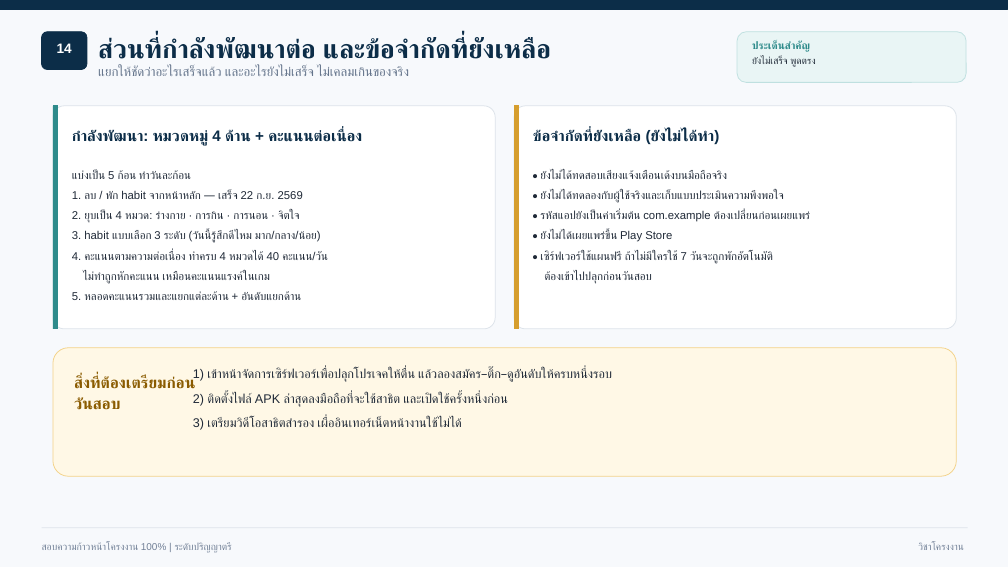
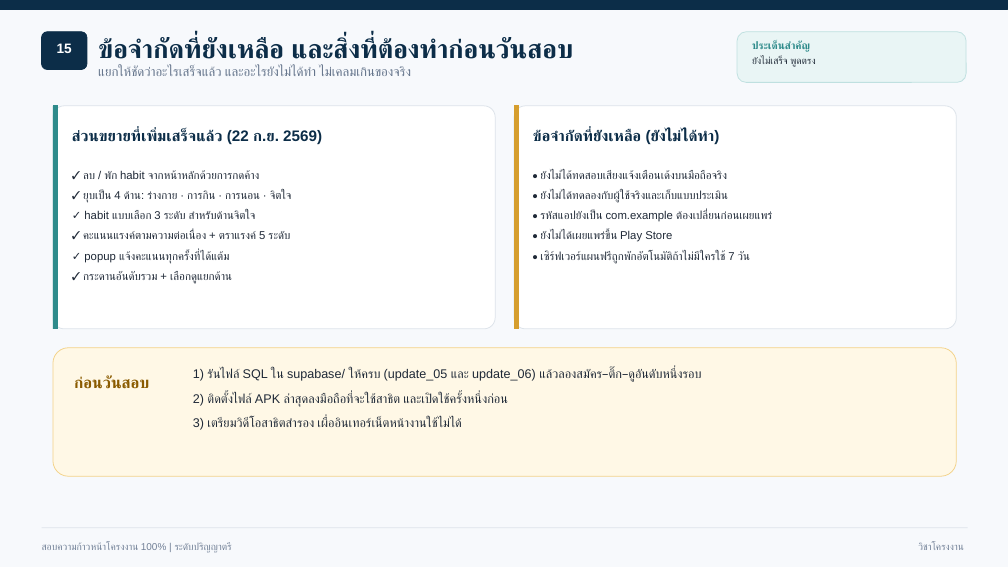
Before and after one commit to SuperMeteo/habit_tracker, a slide deck: slide 16 of docs/นำเสนอ100_HabitTracker.pptx (slide 15 before the commit). Drawn at 1008x567 pixels with LibreOffice and Linux fonts; fonts in the diff are those of the drawing. Boxes give left, top, right and bottom in pixels: in the first picture for what was removed or moved away, otherwise in the second. Text is boxed around its words. In the diff, an @@ line names an element or a change of style, - is before the commit and + after.

```diff
--- a/docs/นำเสนอ100_HabitTracker.pptx
+++ b/docs/นำเสนอ100_HabitTracker.pptx
@@ text at bbox=[57, 43, 72, 53]: text changed @@
-14
+15
@@ text at bbox=[98, 38, 574, 66]: text changed @@
-ส่วนที่กำลังพัฒนาต่อ และข้อจำกัดที่ยังเหลือ
+ข้อจำกัดที่ยังเหลือ และสิ่งที่ต้องทำก่อนวันสอบ
@@ text at bbox=[98, 66, 411, 76]: text changed @@
-แยกให้ชัดว่าอะไรเสร็จแล้ว และอะไรยังไม่เสร็จ ไม่เคลมเกินของจริง
+แยกให้ชัดว่าอะไรเสร็จแล้ว และอะไรยังไม่ได้ทำ ไม่เคลมเกินของจริง
@@ text at bbox=[72, 129, 322, 144]: text changed @@
-กำลังพัฒนา: หมวดหมู่ 4 ด้าน + คะแนนต่อเนื่อง
+ส่วนขยายที่เพิ่มเสร็จแล้ว (22 ก.ย. 2569)
@@ text at bbox=[83, 170, 292, 284]: text changed @@
-แบ่งเป็น 5 ก้อน ทำวันละก้อน
-1. ลบ / พัก habit จากหน้าหลัก — เสร็จ 22 ก.ย. 2569
-2. ยุบเป็น 4 หมวด: ร่างกาย · การกิน · การนอน · จิตใจ
-3. habit แบบเลือก 3 ระดับ (วันนี้รู้สึกดีไหม มาก/กลาง/น้อย)
-4. คะแนนตามความต่อเนื่อง ทำครบ 4 หมวดได้ 40 คะแนน/วัน
-ไม่ทำถูกหักคะแนน เหมือนคะแนนแรงค์ในเกม
-5. หลอดคะแนนรวมและแยกแต่ละด้าน + อันดับแยกด้าน
+✓ ลบ / พัก habit จากหน้าหลักด้วยการกดค้าง
+✓ ยุบเป็น 4 ด้าน: ร่างกาย · การกิน · การนอน · จิตใจ
+✓ habit แบบเลือก 3 ระดับ สำหรับด้านจิตใจ
+✓ คะแนนแรงค์ตามความต่อเนื่อง + ตราแรงค์ 5 ระดับ
+✓ popup แจ้งคะแนนทุกครั้งที่ได้แต้ม
+✓ กระดานอันดับรวม + เลือกดูแยกด้าน
@@ text at bbox=[540, 190, 772, 222]: text changed @@
-• ยังไม่ได้ทดลองกับผู้ใช้จริงและเก็บแบบประเมินความพึงพอใจ
-• รหัสแอปยังเป็นค่าเริ่มต้น com.example ต้องเปลี่ยนก่อนเผยแพร่
+• ยังไม่ได้ทดลองกับผู้ใช้จริงและเก็บแบบประเมิน
+• รหัสแอปยังเป็น com.example ต้องเปลี่ยนก่อนเผยแพร่
@@ text at bbox=[540, 251, 750, 264]: text changed @@
-• เซิร์ฟเวอร์ใช้แผนฟรี ถ้าไม่มีใครใช้ 7 วันจะถูกพักอัตโนมัติ
-ต้องเข้าไปปลุกก่อนวันสอบ
+• เซิร์ฟเวอร์แผนฟรีถูกพักอัตโนมัติถ้าไม่มีใครใช้ 7 วัน
@@ text at bbox=[74, 375, 149, 389]: text changed @@
-สิ่งที่ต้องเตรียมก่อนวันสอบ
+ก่อนวันสอบ
@@ text at bbox=[193, 368, 701, 382]: text changed @@
-1) เข้าหน้าจัดการเซิร์ฟเวอร์เพื่อปลุกโปรเจคให้ตื่น แล้วลองสมัคร–ติ๊ก–ดูอันดับให้ครบหนึ่งรอบ
+1) รันไฟล์ SQL ใน supabase/ ให้ครบ (update_05 และ update_06) แล้วลองสมัคร–ติ๊ก–ดูอันดับหนึ่งรอบ
```
Also in this commit, not shown: 11 other slides changed, 1 slide added, 10 other files.
